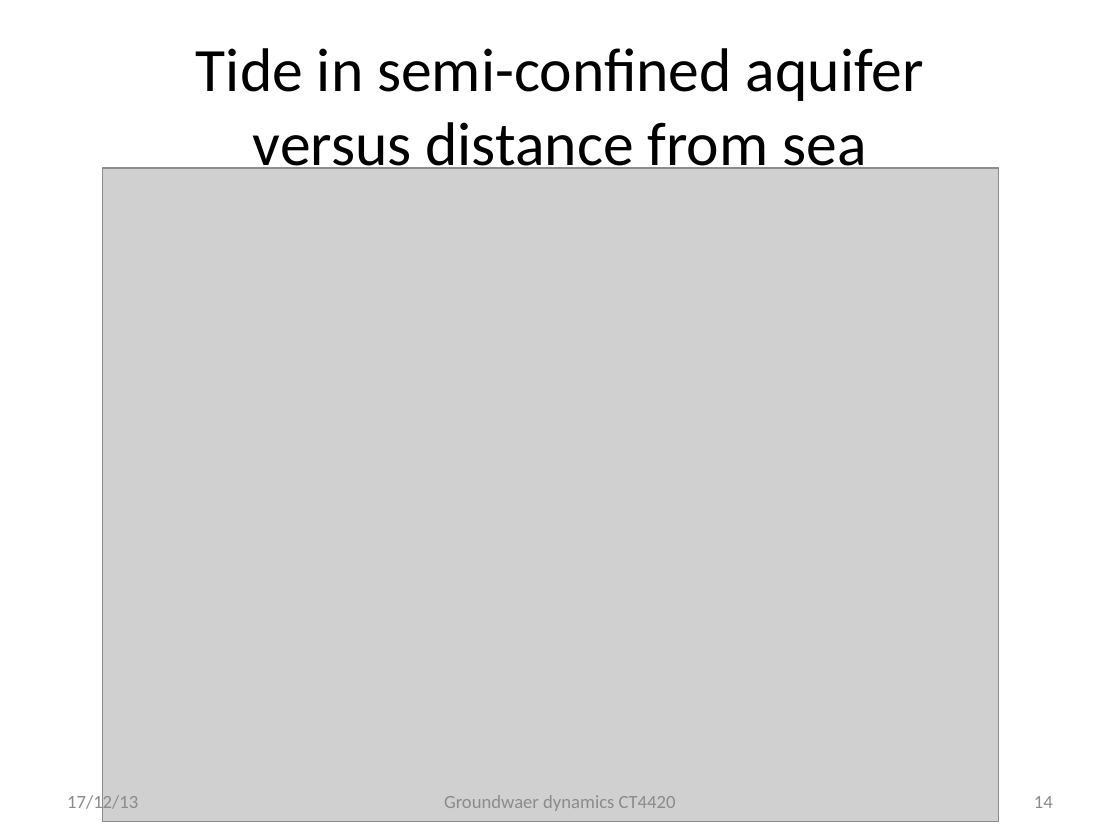
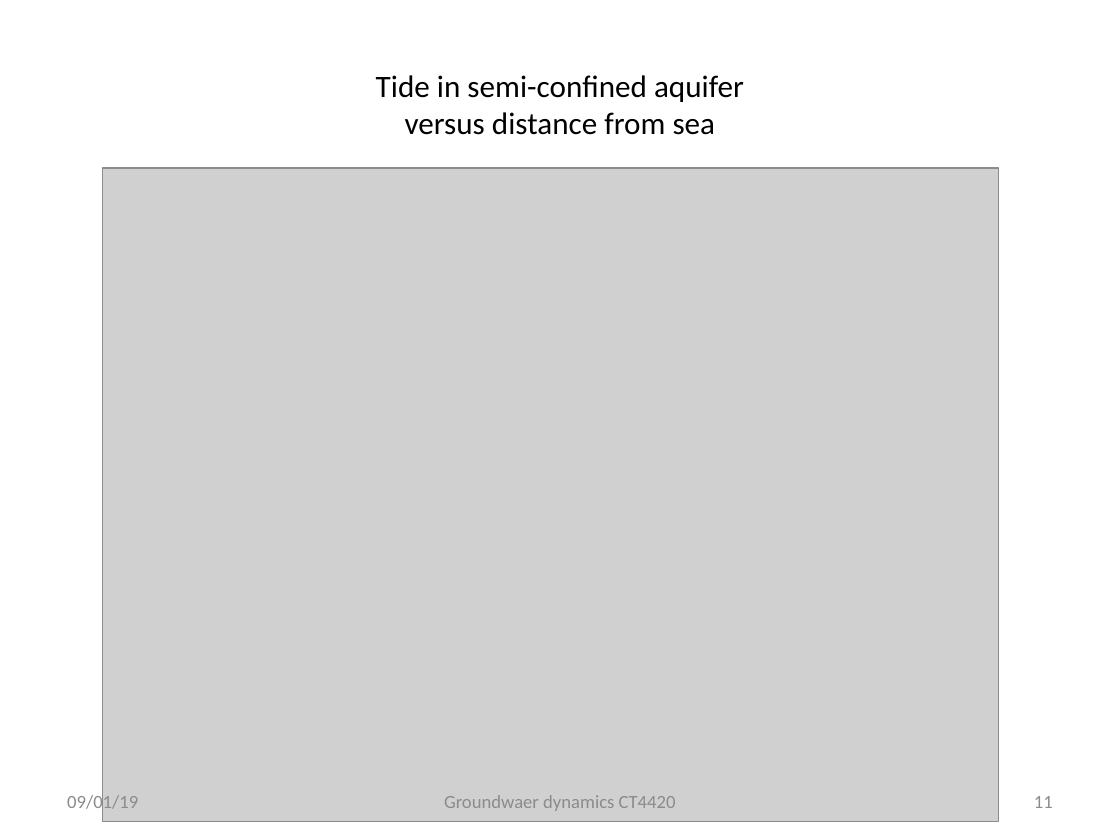
Before and after one commit to Olsthoorn/TransientGroundwaterFlow, a slide deck: slide 11 of PowerPoint/Groundwater Dynamics AWD.pptx (slide 14 before the commit). Drawn at 1120x840 pixels with LibreOffice and Linux fonts; fonts in the diff are those of the drawing; grey boxes stand for pictures. Boxes give left, top, right and bottom in pixels: in the first picture for what was removed or moved away, otherwise in the second. Text is boxed around its words. In the diff, an @@ line names an element or a change of style, - is before the commit and + after.

```diff
--- a/PowerPoint/Groundwater Dynamics AWD.pptx
+++ b/PowerPoint/Groundwater Dynamics AWD.pptx
@@ title "Tide in semi-confined aquifer versus ..." at (x1=376, y1=75, x2=744, y2=135): size 39.6 to 20 pt @@
@@ text at (x1=67, y1=793, x2=138, y2=814): text changed @@
-17/12/13
+09/01/19
@@ page number at (x1=1034, y1=796, x2=1053, y2=808): text changed @@
-14
+11
```
Also in this commit, not shown: 13 other slides changed, 9 slides removed.
